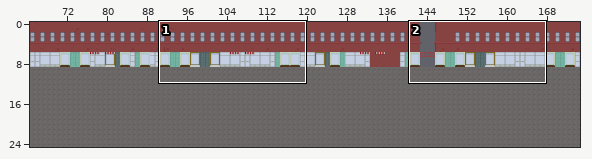
Tiled map: maps/ep1s2.tmx. Above, an overview of the earlier version with the close-up marked.
Close-up. The starting point:
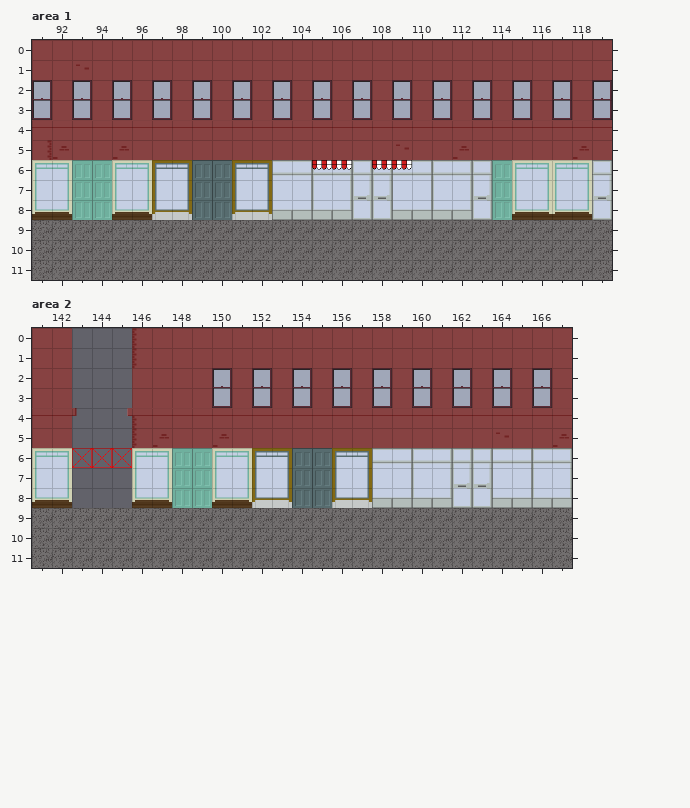
Cells are 32x32 px. Shown: area 1 x 91..119, y 0..11; area 2 x 141..167, y 0..11. The commit also changed other parts of the map, which this record leaves out.
After the commit:
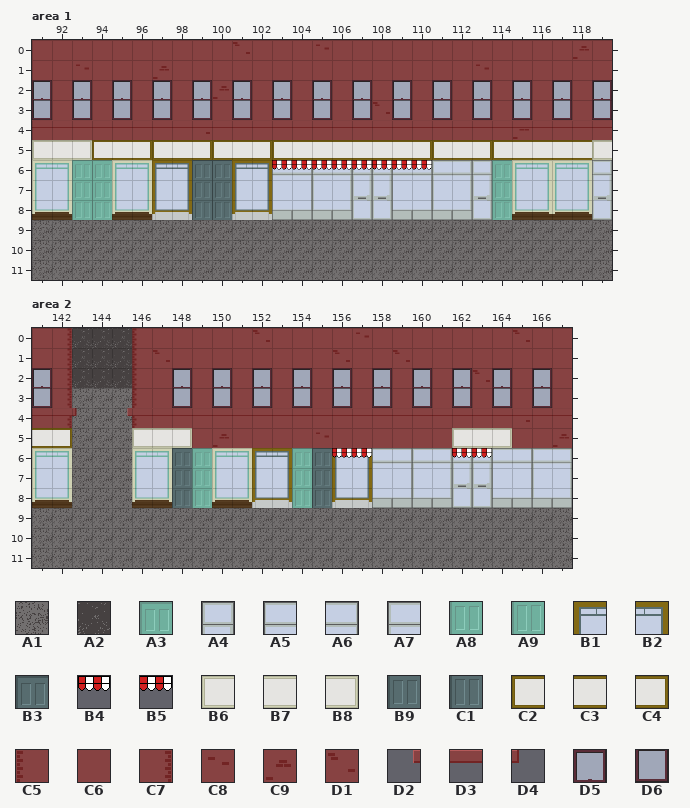
Key: from "Ground 2": A1 1, A2 2; from "Store Front": A3 2, A4 5, A5 6, A6 7, A7 8, A8 12, A9 22, B1 30, B2 31, B3 32, B4 35, B5 36, B6 37, B7 38, B8 39, B9 42, C1 52, C2 57, C3 58, C4 59; from "Wall": C5 0, C6 1, C7 2, C8 10, C9 11, D1 12, D2 30, D3 31, D4 32, D5 40, D6 50.
__ is an empty cell.
Tiles replaced or removed in this view: A3, A4, A5, A6, A7, A8, A9, B1, B2, B3, B4, B9, C1, C6, C7, C8, C9, D2, D3, D4.
Tiles of an added or newly shown layer are drawn over the layers below it.
Diff:
Changed rows in their new state; .. is an unchanged cell.
Layer "Bricks" (removed), area 1:
first column x 91:
 5 __ __ __ .. __ .. .. .. .. .. .. .. .. .. __ .. .. .. __ .. __ __ .. .. .. .. .. __
 6 .. .. .. .. .. .. .. .. .. .. .. .. __ __ __ .. __ .. .. __ .. .. .. .. .. .. .. ..
Layer "Tile Layer 4" (removed), area 1:
first column x 99:
 4 __ .. .. .. .. .. .. .. .. .. .. .. .. .. .. .. __
 6 .. .. .. .. .. .. __ .. .. .. .. .. .. .. .. .. ..
Layer "Bricks and stores" (added), area 1:
first column x 91:
 0 .. .. .. .. .. .. .. .. .. .. D1 .. .. .. C8 .. .. .. .. .. .. .. .. .. .. .. .. C9
 1 .. .. .. .. .. .. C9 .. .. .. .. .. .. .. .. .. .. .. .. .. .. .. C8 .. .. .. .. ..
 2 .. .. .. .. .. .. .. .. .. C9 .. .. .. .. .. .. .. .. .. .. .. .. .. .. .. .. .. ..
 3 .. .. .. .. .. .. .. .. .. .. .. .. .. .. .. .. .. D1 .. .. .. .. .. .. .. .. .. ..
 4 .. .. .. .. .. .. .. .. D1 .. .. .. .. .. .. .. .. .. .. .. .. .. .. .. C9 .. .. ..
 5 B6 B7 B8 C2 C3 C4 C2 C3 C4 C2 C3 C4 .. .. .. .. .. .. .. .. .. .. .. .. .. .. .. ..
 6 .. .. .. .. .. .. .. .. .. .. .. .. A5 A6 A7 .. A4 .. .. A6 .. .. .. .. .. .. .. ..
Layer "Windows" (added), area 1:
first column x 99:
 4 D3 .. .. .. .. .. .. .. .. .. .. .. .. .. .. .. D3 .. .. .. ..
 5 .. .. .. .. C2 C3 C3 C3 C3 C3 C3 C4 C2 C3 C4 C2 C3 C3 C3 C3 B6
 6 .. .. .. .. B4 B5 B5 .. B5 .. .. B5 .. .. .. .. .. .. .. .. ..
Layer "Ground", area 2:
first column x 143:
 0 A2 A2 A2
 1 A2 A2 A2
 2 A2 A2 A2
 3 A1 A1 A1
 4 A1 A1 A1
 5 A1 A1 A1
 6 A1 A1 A1
 7 A1 A1 A1
 8 A1 A1 A1
Layer "Bricks" (removed), area 2:
first column x 147:
 5 __ __ .. .. .. .. .. .. .. .. .. .. .. .. .. .. .. __
 6 .. __ .. .. .. .. .. __ .. __ __ .. .. .. .. __ __ ..
 7 .. __ .. .. .. .. .. __ .. .. .. .. .. .. .. .. .. ..
 8 .. __ .. .. .. .. .. __ .. .. .. .. .. .. .. .. .. ..
Layer "Tile Layer 4" (removed), area 2:
first column x 142:
 4 __ __ .. __ .. .. .. .. .. .. .. .. .. .. .. .. .. .. .. .. .. .. .. __
Layer "Bricks and stores" (added), area 2:
first column x 142:
 0 C7 .. .. .. .. .. .. .. .. .. D1 .. .. .. .. C8 .. .. .. .. .. .. .. D1
 1 C7 .. .. .. .. D1 .. .. .. .. .. .. .. .. D1 .. .. D1 .. .. .. .. .. ..
 2 C7 .. .. .. C5 .. .. .. .. .. .. .. .. .. .. .. .. .. .. .. .. D1 .. ..
 3 C7 .. .. .. C5 .. .. .. .. .. .. .. .. .. .. .. .. .. .. .. .. .. .. ..
 4 C7 .. .. .. .. .. .. .. .. .. .. .. .. .. .. .. .. .. .. .. .. .. .. D1
 5 .. .. .. .. B6 B7 B8 .. .. .. .. .. .. C8 .. .. .. .. .. .. B6 B7 B8 ..
 6 .. .. .. .. .. .. .. .. .. .. .. .. .. .. B1 B2 .. .. .. .. A4 A4 .. ..
Layer "Windows" (added), area 2:
first column x 141:
 2 D5 .. .. .. .. .. .. D5 .. .. .. .. .. .. .. .. .. .. .. .. .. .. .. .. ..
 3 D6 .. .. .. .. .. .. D6 .. .. .. .. .. .. .. .. .. .. .. .. .. .. .. .. ..
 4 .. D3 D4 .. D2 .. .. .. .. .. .. .. .. .. .. .. .. .. .. .. .. .. .. .. D3
 5 C3 C4 .. .. .. .. .. .. .. .. .. .. .. .. .. .. .. .. .. .. .. .. .. .. ..
 6 .. .. .. .. .. .. .. B3 .. .. .. .. .. A3 .. B4 B5 .. .. .. .. B4 B5 .. ..
 7 .. .. .. .. .. .. .. B9 .. .. .. .. .. A8 .. .. .. .. .. .. .. .. .. .. ..
 8 .. .. .. .. .. .. .. C1 .. .. .. .. .. A9 .. .. .. .. .. .. .. .. .. .. ..
